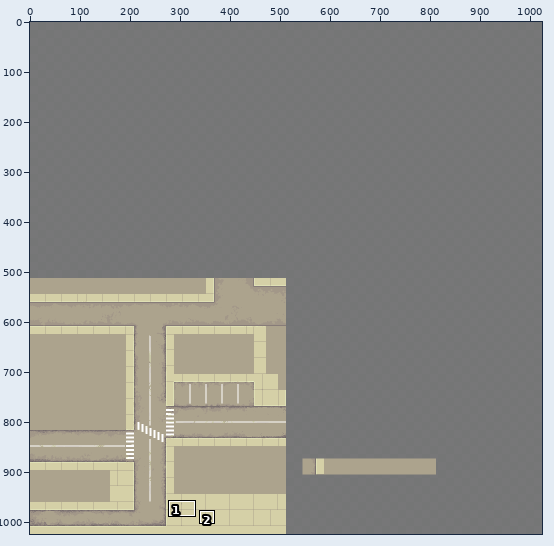
One commit to this pixel-art file: developement assets/street.aseprite. The picture above shows the old version from afar; the outline marks the close-up.
Close-up. Old version:
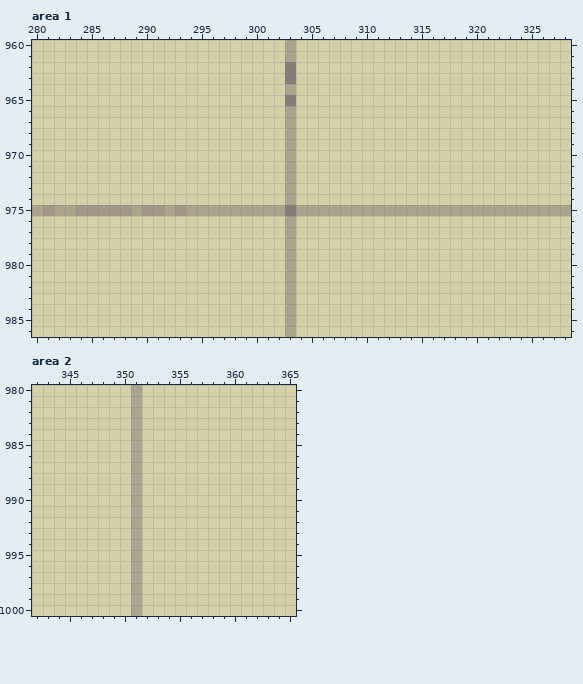
1024x1024 pixels, 1 frame. Shown: area 1: x 280..328, y 960..986; area 2: x 342..365, y 980..1000. The commit also changed other parts of the picture, which this record leaves out.
After the commit:
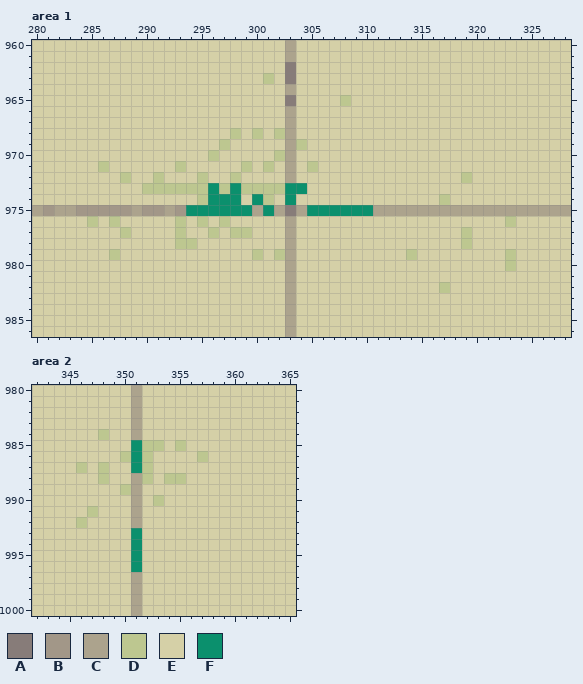
Palette (. is transparent): A #877c79  B #a29788  C #aca38d  D #bdc790  E #d5d0a7  F #0b906d
From old to new:
layer "street" added
layer "vegitaion" added
layer "Layer 1" removed
Area 1, layer "vegitaion":
y 963: x 301 E -> D
y 965: x 308 E -> D
y 968: x 298 E -> D; x 300 E -> D; x 302 E -> D
y 969: x 297 E -> D; x 304 E -> D
y 970: x 296 E -> D; x 302 E -> D
y 971: x 286 E -> D; x 293 E -> D; x 299 E -> D; x 301 E -> D; x 305 E -> D
y 972: x 288 E -> D; x 291 E -> D; x 295 E -> D; x 298 E -> D; x 319 E -> D
y 973: x 290..304 EEEEEEEEEEEEECE -> DDDDDDFDFDDDDFF
y 974: x 295..298 EEEE -> DFFF; x 300..301 EE -> FD; x 303 C -> F; x 317 E -> D
y 975: x 294..299 CCCCCC -> FFFFFF; x 301 C -> F; x 305..310 CCCCCC -> FFFFFF
y 976: x 285 E -> D; x 287 E -> D; x 293 E -> D; x 295 E -> D; x 297 E -> D; x 323 E -> D
y 977: x 288 E -> D; x 293 E -> D; x 296 E -> D; x 298..299 EE -> DD; x 319 E -> D
y 978: x 293..294 EE -> DD; x 319 E -> D
y 979: x 287 E -> D; x 300 E -> D; x 302 E -> D; x 314 E -> D; x 323 E -> D
y 980: x 323 E -> D
y 982: x 317 E -> D
Area 2, layer "vegitaion":
y 984: x 348 E -> D
y 985: x 351..353 CEE -> FDD; x 355 E -> D
y 986: x 350..352 ECE -> DFD; x 357 E -> D
y 987: x 346 E -> D; x 348 E -> D; x 351..352 CE -> FD
y 988: x 348 E -> D; x 352 E -> D; x 354..355 EE -> DD
y 989: x 350 E -> D
y 990: x 353 E -> D
y 991: x 347 E -> D
y 992: x 346 E -> D
y 993..996: x 351 C -> F
